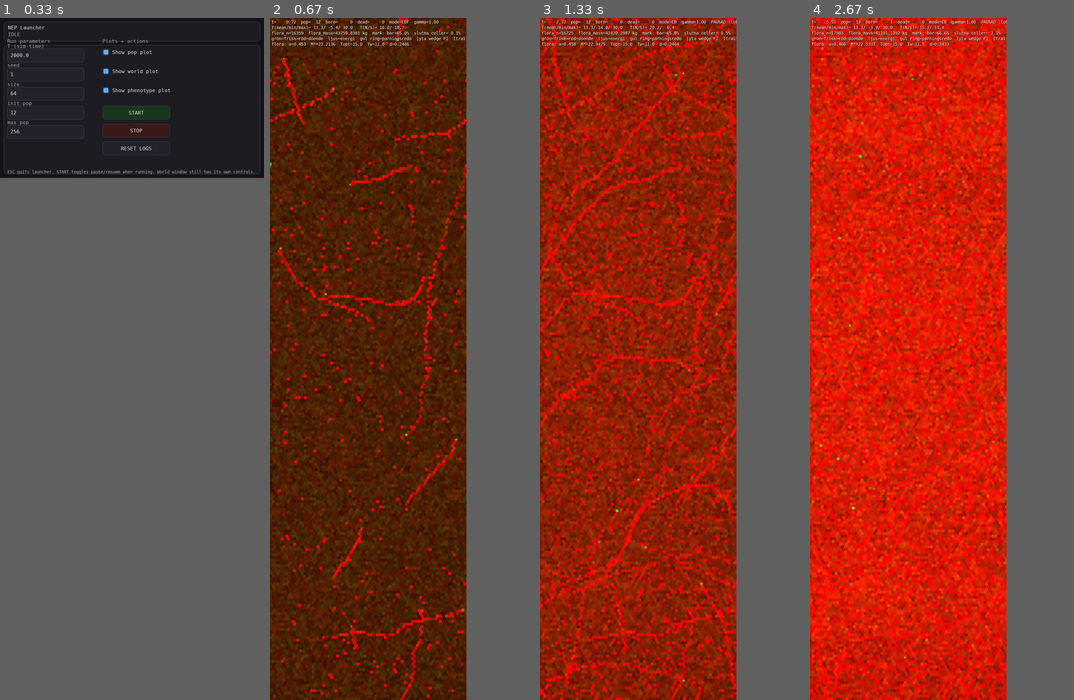
Above: before the commit, frames 1-4 (left to right).
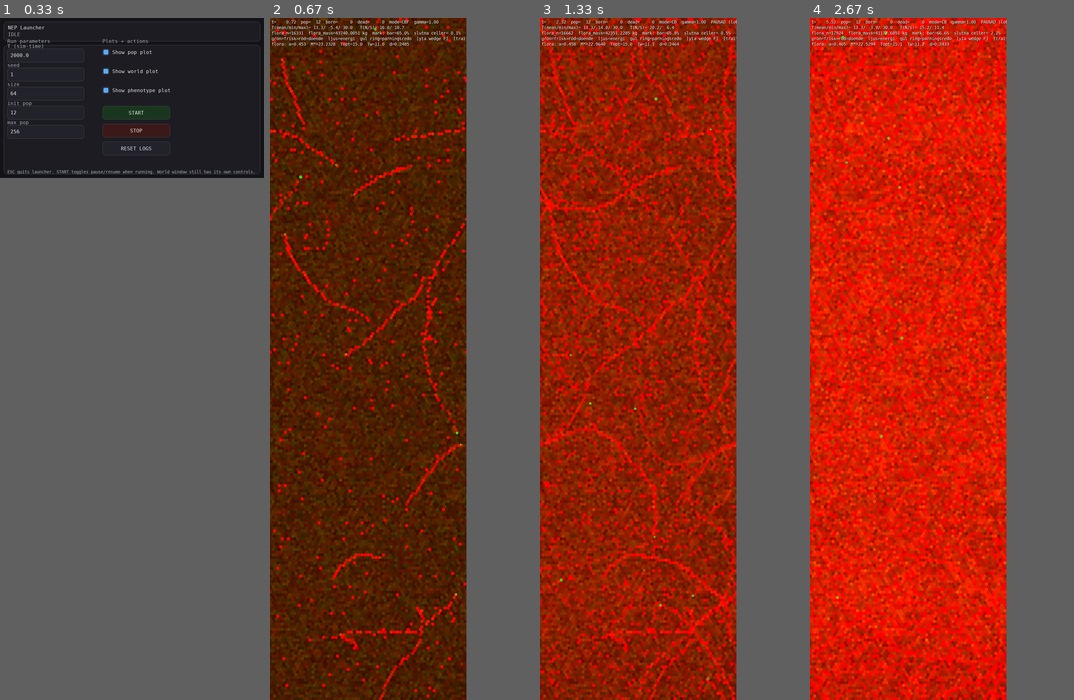
Above: after the commit, the same moments.

Repository: JoakimStorck/nep-process
Game: pygame game, started from nep_gui_launcher.py
Same seed, same stepped clock (60 frames per second), same inputs: the game is played once before the commit and once after it.
Inputs:
- Up to frame 1 (0.33 s): no input
- Up to frame 2 (0.67 s): click "START" at 0.38 s
- Up to frame 3 (1.33 s): tap Space at 0.67 s; tap 1 at 1 s
- Up to frame 4 (2.67 s): no input

Frame 1 is identical in both runs. In frame 2, 4.4% of the frame differs, in the area x 0-75%, y 0-100%; in frame 3, 16%; in frame 4, 24%.

Commit message:
Betningens tillgänglighet fanns redan
Girigheten rör 1,22 plantor per anrop. Uppslaget som föregår den rör 12,5
celler och 13,5 plantor: 91 av betningens 101 mikrosekunder går åt till att
ta reda på vad som finns, inte till att äta det.

Och talet låg färdigt. store.flora_cell_mass är summan av
max(0, massa - rotmassa) per cell — exakt det skottförråd
betningshorisonten ser. Det byggdes om plantvis i en Python-loop vid varje
tugga.

Tillgängligheten läses nu ur fältet, girigheten slås upp lat och hoppar
tomma celler på fältet i stället för via spatialindexet, och varje tugga
skriver av cellens förråd så att nästa betare inom samma tick ser rätt
värde. Grannskapet hämtas i ett anrop ur 0082:s tabell i stället för en
sökning per radie plus en mängd för att slå ihop dem.

Uppslag och tillgänglighet: 115,7 -> 12,7 us, nio gånger, mätt i samma
process med interfolierade varv. _perform_feeding i drift: kvoten mot orörd
motion faller från 5,6 till 2,7.

Inte bit-för-bit. flora_cell_mass är float32 och plantsumman räknades i
float64, så B avviker med max 1,4e-7 relativt. Banorna följs åt inom ett par
individer och några procent av floramassan över 600 tick på två seeds, utan
systematiskt tecken.

Passdelningen som 0082 pekade ut behövdes inte. Den slutsatsen gällde
uppslaget av slotar, och när tillgängligheten inte behöver slotarna faller
behovet bort. Batchningen står kvar som nödvändig för sektorpercepten.

Diff:
--- a/population.py
+++ b/population.py
@@ -1359,32 +1359,27 @@
         got = 0.0
         energy = 0.0
 
-        candidate_cells: list[int] = [cell0]
-        for r in range(1, int(max_radius) + 1):
-            for cell in self.grid.cells_within(cell0, r):
-                if cell != cell0:
-                    candidate_cells.append(int(cell))
-
-        seen: set[int] = set()
-        ordered_cells: list[int] = []
-        for c in candidate_cells:
-            if c not in seen:
-                seen.add(c)
-                ordered_cells.append(c)
+        # Grannskapet en gång, ur grannskapstabellen. Det gamla anropet gjorde
+        # en bredden-först-sökning per radie och slog sedan ihop resultaten med
+        # en mängd; `cells_within` ger redan ringarna i ordning utan dubbletter.
+        ordered_cells = self.grid.cells_within(cell0, int(max_radius))
 
         # Funktionell respons av Hollings typ II, härledd ur att betandet tar
         # tid. Tillgänglig massa inom räckhåll räknas först; efterfrågan kapas
         # sedan av vad söktid och hanteringstid medger under en tick. Se
         # AgentParams.graze_handle_h för härledningen av talen.
-        # Endast skottet är ätbart. Roten ligger under betningshorisonten, så
-        # den funktionella responsen ska se den verkliga resursen och inte hela
-        # kroppen.
-        B = 0.0
-        for cell in ordered_cells:
-            for slot in self.store.slots_in_cell(cell):
-                s = int(slot)
-                if bool(self.store.alive[s]) and int(self.store.kind[s]) == 1:
-                    B += max(0.0, float(self.store.mass[s]) - float(self.store.flora_root_mass[s]))
+        #
+        # Tillgängligheten läses ur `store.flora_cell_mass`, som redan är
+        # summan av `max(0, massa - rotmassa)` per cell — alltså exakt det
+        # skottförråd betningshorisonten ser. Den byggdes förut om plantvis i
+        # en Python-loop vid varje tugga: 13,5 plantor och 12,5 celluppslag per
+        # anrop, 91 av betningens 101 mikrosekunder, för ett tal som redan låg
+        # färdigt. Fältet är fräscht under faunapassen eftersom bara betningen
+        # ändrar floramassa efter florapasset, och betningen skriver av sig
+        # nedan.
+        cells = np.asarray(ordered_cells, dtype=np.int64)
+        cell_avail = self.store.flora_cell_mass[cells]
+        B = float(cell_avail.sum())
         if B > 0.0:
             AP = self.AP
             a_s = float(AP.graze_search_a)
@@ -1395,7 +1390,14 @@
         if amt <= 1e-12:
             return 0.0, 0.0
 
-        for cell in ordered_cells:
+        # Girigheten är oförändrad men slås upp lat. Hollings tak gör tuggan
+        # liten mot vad som står inom räckhåll, och mätt rör den 1,22 plantor
+        # per anrop. Att slå upp alla tolv cellernas slotar för att sedan bryta
+        # i den första var tolv gånger för mycket arbete. Tomma celler hoppas
+        # över på fältet i stället för via spatialindexet.
+        for ci, cell in enumerate(ordered_cells):
+            if float(cell_avail[ci]) <= 1e-12:
+                continue
             for slot in self.store.slots_in_cell(cell):
                 s = int(slot)
 
@@ -1440,6 +1442,13 @@
                 got += take
                 energy += take * e_kg
                 amt -= take
+
+                # Cellens skottförråd skrivs av direkt. Utan det skulle nästa
+                # betare inom samma tick se massa som redan är uppäten, och
+                # tillgängligheten vore inte längre den verkliga.
+                self.store.flora_cell_mass[cell] = np.float32(
+                    max(0.0, float(self.store.flora_cell_mass[cell]) - take)
+                )
 
                 if new_m <= 1e-12:
                     # Nås numera bara av plantor utan rotmassa alls. Betning kan
Not shown, changed: TODO.md
